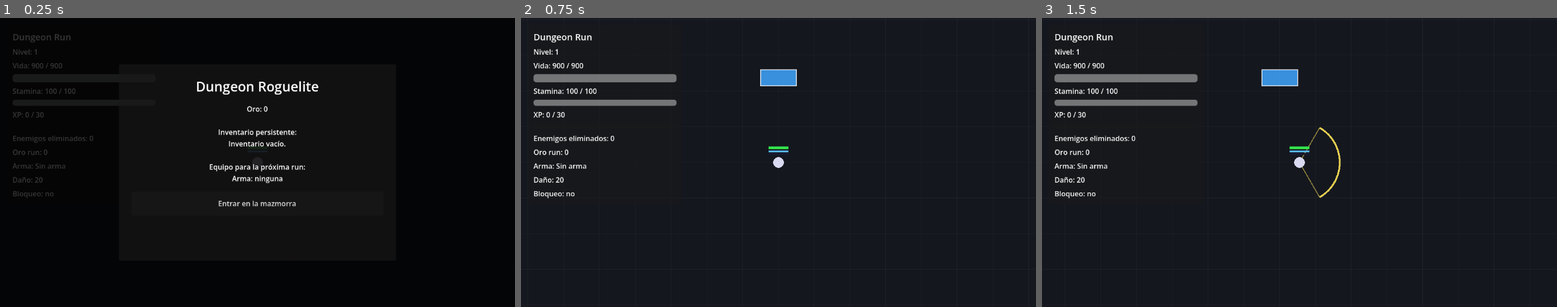
Above: before the commit, frames 1-3 (left to right).
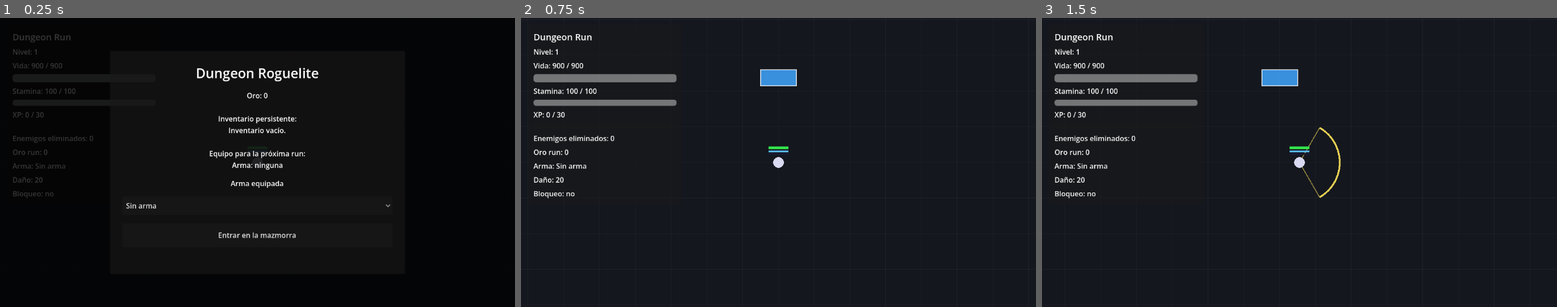
Above: after the commit, the same moments.

Repository: sergioHdz77/Dungeon-Project
Game: Godot game, scene res://scenes/core/main.tscn
Same seed, same stepped clock (60 frames per second), same inputs: the game is played once before the commit and once after it.
Inputs:
- Up to frame 1 (0.25 s): no input
- Up to frame 2 (0.75 s): click "Entrar en la mazmorra" at 0.5 s
- Up to frame 3 (1.5 s): tap Enter at 1.25 s; hold D (move_right) from 1.28 s (still down); tap Space (attack) at 1.35 s

The runs differ from the first frame. In frame 1, 2.5% of the frame differs, in the area x 24-76%, y 17-77%; in frame 2, nothing differs; in frame 3, nothing differs.

Commit message:
weap inventory

Diff:
--- a/scripts/autoload/save_manager.gd
+++ b/scripts/autoload/save_manager.gd
@@ -34,6 +34,10 @@
 # Se consigue al completar mazmorras.
 # Se gastará en mejoras permanentes desde el menú principal.
 var persistent_gold: int = 0
+
+# Arma seleccionada para entrar en la próxima run.
+# Guardamos solo el id. El item real sigue estando en persistent_inventory.
+var equipped_weapon_id: String = ""
 
 # Inventario persistente del jugador.
 # Aquí se guardan los objetos que el jugador conserva al ganar una mazmorra.
@@ -132,6 +136,19 @@
 
 	print("Inventario persistente actualizado. Total items: ", persistent_inventory.size())
 
+func set_equipped_weapon(item_id: String) -> void:
+	# Guarda qué arma quiere usar el jugador en la próxima run.
+	# Si item_id está vacío, entra sin arma.
+
+	equipped_weapon_id = item_id
+	save_game()
+
+	print("Arma seleccionada guardada: ", equipped_weapon_id)
+
+
+func clear_equipped_weapon() -> void:
+	equipped_weapon_id = ""
+	save_game()
 
 func remove_inventory_item_once(item_id: String) -> bool:
 	# Elimina una sola copia de un item del inventario persistente.
@@ -183,7 +200,8 @@
 
 		# Nuevo sistema
 		"persistent_gold": persistent_gold,
-		"persistent_inventory": persistent_inventory
+		"persistent_inventory": persistent_inventory,
+		"equipped_weapon_id": equipped_weapon_id
 	}
 
 	var file := FileAccess.open(SAVE_PATH, FileAccess.WRITE)
@@ -228,6 +246,12 @@
 	else:
 		persistent_gold = 0
 
+	# Arma equipada seleccionada.
+	if data.has("equipped_weapon_id"):
+		equipped_weapon_id = str(data["equipped_weapon_id"])
+	else:
+		equipped_weapon_id = ""
+
 	# Nuevo inventario persistente.
 	persistent_inventory.clear()
 
@@ -266,4 +290,5 @@
 
 	meta_savings = 0
 	persistent_gold = 0
+	equipped_weapon_id = ""
 	persistent_inventory.clear()
--- a/scripts/core/main.gd
+++ b/scripts/core/main.gd
@@ -61,6 +61,9 @@
 		if start_screen.has_signal("start_pressed"):
 			start_screen.start_pressed.connect(_on_start_button_pressed)
 
+		if start_screen.has_signal("weapon_selected"):
+			start_screen.weapon_selected.connect(_on_weapon_selected)
+
 	if run_end_screen != null:
 		if run_end_screen.has_signal("restart_pressed"):
 			run_end_screen.restart_pressed.connect(_on_restart_button_pressed)
@@ -74,12 +77,16 @@
 	if start_screen != null:
 		if start_screen.has_method("show_screen"):
 			var inventory_text: String = SaveManager.get_inventory_text()
-			var equipped_weapon_text: String = get_auto_equipped_weapon_text()
+			var selected_weapon_id: String = get_valid_selected_weapon_id()
+			var equipped_weapon_text: String = get_equipped_weapon_menu_text(selected_weapon_id)
+			var weapon_options: Array[Dictionary] = get_weapon_options_from_inventory()
 
 			start_screen.show_screen(
 				SaveManager.persistent_gold,
 				inventory_text,
-				equipped_weapon_text
+				equipped_weapon_text,
+				weapon_options,
+				selected_weapon_id
 			)
 		else:
 			start_screen.visible = true
@@ -113,9 +120,8 @@
 	# El loot temporal siempre empieza vacío.
 	run_loot.clear()
 
-	# Equipamiento automático provisional.
-	# Más adelante lo sustituiremos por una pantalla de equipamiento.
-	equip_first_weapon_from_inventory()
+	# Equipamiento elegido desde el menú.
+	equip_selected_weapon_from_inventory()
 
 	# Creamos la mazmorra actual.
 	if dungeon_manager != null:
@@ -301,25 +307,27 @@
 	return "Arma: ninguna"
 
 
-func equip_first_weapon_from_inventory() -> void:
+func equip_selected_weapon_from_inventory() -> void:
 	if player == null:
 		return
 
 	if not player.has_method("equip_weapon"):
 		return
 
-	for item_data: Dictionary in SaveManager.persistent_inventory:
-		var item_id: String = str(item_data.get("id", ""))
-
-		if item_id.is_empty():
-			continue
-
-		if ItemDatabase.is_weapon(item_id):
-			player.equip_weapon(item_id)
-			return
-
-	print("No hay armas en el inventario persistente para equipar.")
-
+	var selected_weapon_id: String = get_valid_selected_weapon_id()
+
+	if selected_weapon_id.is_empty():
+		print("El jugador entra sin arma equipada.")
+		return
+
+	player.equip_weapon(selected_weapon_id)
+
+func _on_weapon_selected(item_id: String) -> void:
+	# Guarda el arma elegida desde el menú.
+	# Si item_id está vacío, el jugador entra sin arma.
+
+	SaveManager.set_equipped_weapon(item_id)
+	show_start_screen()
 
 func lose_equipped_items_on_death() -> String:
 	if player == null:
@@ -370,3 +378,59 @@
 		return player.get_run_coins()
 
 	return 0
+
+func get_weapon_options_from_inventory() -> Array[Dictionary]:
+	var weapons: Array[Dictionary] = []
+
+	for item_data: Dictionary in SaveManager.persistent_inventory:
+		var item_id: String = str(item_data.get("id", ""))
+
+		if item_id.is_empty():
+			continue
+
+		if not ItemDatabase.is_weapon(item_id):
+			continue
+
+		var weapon_data: Dictionary = {
+			"id": item_id,
+			"name": ItemDatabase.get_item_name(item_id)
+		}
+
+		weapons.append(weapon_data)
+
+	return weapons
+
+
+func get_valid_selected_weapon_id() -> String:
+	var selected_weapon_id: String = SaveManager.equipped_weapon_id
+
+	if selected_weapon_id.is_empty():
+		return ""
+
+	if inventory_contains_item_id(selected_weapon_id) and ItemDatabase.is_weapon(selected_weapon_id):
+		return selected_weapon_id
+
+	# Si el arma guardada ya no existe, limpiamos la selección.
+	SaveManager.clear_equipped_weapon()
+	return ""
+
+func inventory_contains_item_id(item_id: String) -> bool:
+	if item_id.is_empty():
+		return false
+
+	for item_data: Dictionary in SaveManager.persistent_inventory:
+		var current_id: String = str(item_data.get("id", ""))
+
+		if current_id == item_id:
+			return true
+
+	return false
+
+
+func get_equipped_weapon_menu_text(selected_weapon_id: String) -> String:
+	if selected_weapon_id.is_empty():
+		return "Equipo para la próxima run:\nArma: ninguna"
+
+	var weapon_name: String = ItemDatabase.get_item_name(selected_weapon_id)
+
+	return "Equipo para la próxima run:\nArma: %s" % weapon_name
--- a/scripts/ui/start_screen.gd
+++ b/scripts/ui/start_screen.gd
@@ -1,27 +1,24 @@
 extends CanvasLayer
 
 # Pantalla inicial del juego.
-# No inicia la run directamente.
-# Solo emite start_pressed y Main decide qué hacer.
+# Muestra oro, inventario persistente y permite elegir arma.
 
 signal start_pressed
+signal weapon_selected(item_id: String)
 
 var overlay: Control = null
 var info_label: Label = null
+var weapon_option_button: OptionButton = null
 
 
 func _ready() -> void:
-	# Capa alta para que aparezca por encima del juego y del HUD.
 	layer = 50
-
-	# Debe funcionar aunque el árbol esté pausado.
 	process_mode = Node.PROCESS_MODE_ALWAYS
 
 	build_ui()
 
 
 func build_ui() -> void:
-	# Overlay completo de pantalla.
 	overlay = Control.new()
 	overlay.name = "StartOverlay"
 	overlay.set_anchors_preset(Control.PRESET_FULL_RECT)
@@ -29,20 +26,17 @@
 	overlay.visible = false
 	add_child(overlay)
 
-	# Fondo oscuro semitransparente.
 	var background := ColorRect.new()
 	background.color = Color(0, 0, 0, 0.78)
 	background.set_anchors_preset(Control.PRESET_FULL_RECT)
 	overlay.add_child(background)
 
-	# Contenedor centrado.
 	var center_container := CenterContainer.new()
 	center_container.set_anchors_preset(Control.PRESET_FULL_RECT)
 	overlay.add_child(center_container)
 
-	# Panel central.
 	var panel := PanelContainer.new()
-	panel.custom_minimum_size = Vector2(620, 440)
+	panel.custom_minimum_size = Vector2(660, 500)
 	center_container.add_child(panel)
 
 	var margin := MarginContainer.new()
@@ -68,6 +62,16 @@
 	info_label.autowrap_mode = TextServer.AUTOWRAP_WORD_SMART
 	vbox.add_child(info_label)
 
+	var weapon_title := Label.new()
+	weapon_title.text = "Arma equipada"
+	weapon_title.horizontal_alignment = HORIZONTAL_ALIGNMENT_CENTER
+	vbox.add_child(weapon_title)
+
+	weapon_option_button = OptionButton.new()
+	weapon_option_button.custom_minimum_size = Vector2(360, 42)
+	weapon_option_button.item_selected.connect(_on_weapon_option_selected)
+	vbox.add_child(weapon_option_button)
+
 	var start_button := Button.new()
 	start_button.text = "Entrar en la mazmorra"
 	start_button.custom_minimum_size = Vector2(360, 54)
@@ -75,24 +79,58 @@
 	vbox.add_child(start_button)
 
 
-func show_screen(gold: int, inventory_text: String, equipped_weapon_text: String) -> void:
-	# Main llama a esto para mostrar el estado persistente antes de empezar.
-	# Esta pantalla ya no usa duración, ahorro meta ni desbloqueos antiguos.
-
-	info_label.text = "Oro: %s\n\nInventario persistente:\n%s\n\nEquipo para la próxima run:\n%s" % [
+func show_screen(
+	gold: int,
+	inventory_text: String,
+	equipped_weapon_text: String,
+	weapon_options: Array[Dictionary],
+	selected_weapon_id: String
+) -> void:
+	info_label.text = "Oro: %s\n\nInventario persistente:\n%s\n\n%s" % [
 		gold,
 		inventory_text,
 		equipped_weapon_text
 	]
 
+	refresh_weapon_options(weapon_options, selected_weapon_id)
+
 	overlay.visible = true
+
+
+func refresh_weapon_options(weapon_options: Array[Dictionary], selected_weapon_id: String) -> void:
+	weapon_option_button.clear()
+
+	# Opción para entrar sin arma.
+	weapon_option_button.add_item("Sin arma")
+	weapon_option_button.set_item_metadata(0, "")
+
+	var selected_index: int = 0
+
+	for weapon_data: Dictionary in weapon_options:
+		var item_id: String = str(weapon_data.get("id", ""))
+		var item_name: String = str(weapon_data.get("name", "Arma desconocida"))
+
+		if item_id.is_empty():
+			continue
+
+		var index: int = weapon_option_button.item_count
+		weapon_option_button.add_item(item_name)
+		weapon_option_button.set_item_metadata(index, item_id)
+
+		if item_id == selected_weapon_id:
+			selected_index = index
+
+	weapon_option_button.select(selected_index)
 
 
 func hide_screen() -> void:
 	overlay.visible = false
 
 
+func _on_weapon_option_selected(index: int) -> void:
+	var item_id: String = str(weapon_option_button.get_item_metadata(index))
+	weapon_selected.emit(item_id)
+
+
 func _on_start_button_pressed() -> void:
-	# La pantalla solo avisa.
-	# Main recibe la señal y arranca la run.
 	start_pressed.emit()
